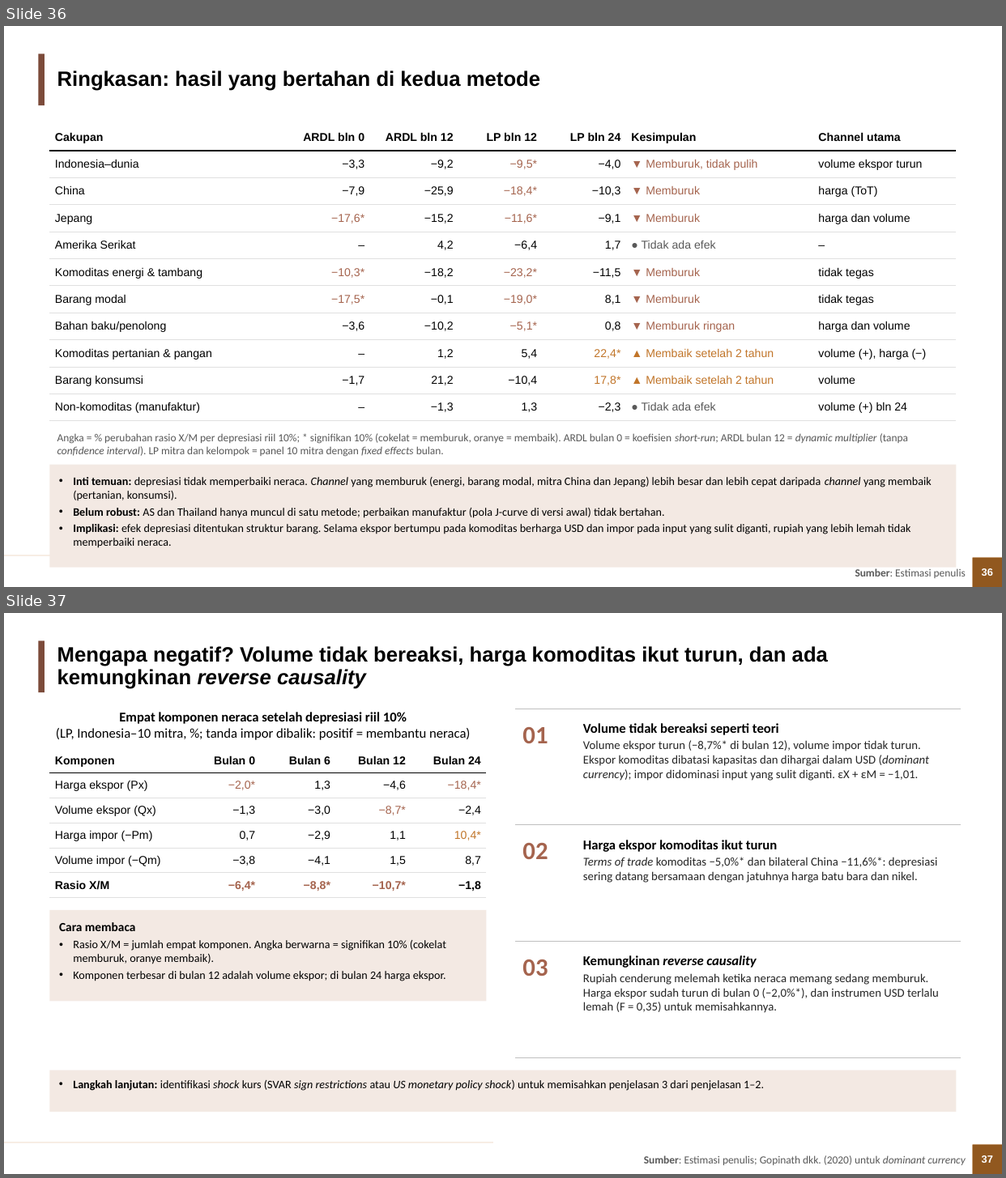
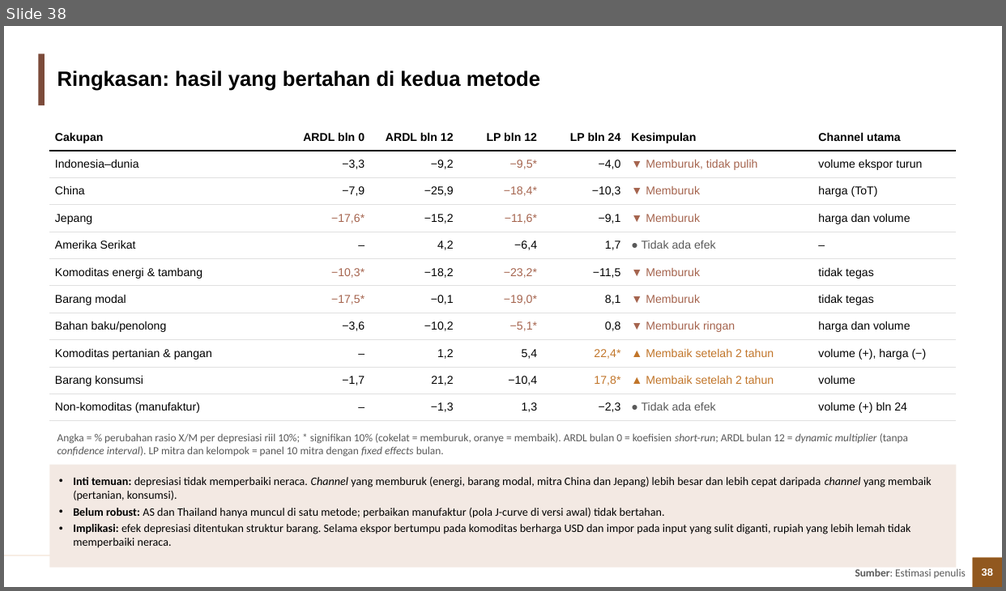
Before and after one commit to muhamadhaikal128/Pengaruh-Depresiasi-Rupiah-Terhadap-Trade-Balance, a slide deck: Haikal/output/3_ppt/Depresiasi_Rupiah_Trade_Balance.pptx. Shown one above the other, each under a label of ours: slides 36 and 37 before the commit, slide 38 after it. The pictures are 1006x1178 and 1006x591 pixels, drawn with LibreOffice and Linux fonts; fonts in the diff are those of the drawing; background and template pictures are left out. Boxes give left, top, right and bottom in pixels: in the first picture for what was removed or moved away, otherwise in the second. Text is boxed around its words. In the diff, an @@ line names an element or a change of style, - is before the commit and + after.

Commit message:
Haikal: revisi metodologi (ARDL vs LP, intuisi LP, interpretasi koefisien), episode vs IPI mitra dan PDB, RQ1 dibedah diperjelas, mengapa negatif + lanjutan

```diff
--- a/Haikal/output/3_ppt/Depresiasi_Rupiah_Trade_Balance.pptx
+++ b/Haikal/output/3_ppt/Depresiasi_Rupiah_Trade_Balance.pptx
@@ slide 37 removed at [4,613,1002,1174], background #FFFFFF; not listed: 4 template elements that a slide beside it also shows @@
@@ title removed at [57,646,828,689] @@
-Mengapa negatif? Volume tidak bereaksi, harga komoditas ikut turun, dan ada kemungkinan reverse causality
@@ line removed from (515, 709) to (961, 709) @@
@@ text removed at [56,712,470,740] @@
-Empat komponen neraca setelah depresiasi riil 10%
-(LP, Indonesia–10 mitra, %; tanda impor dibalik: positif = membantu neraca)
@@ text removed at [522,727,548,743] @@
-01
@@ text removed at [583,723,929,781] @@
-Volume tidak bereaksi seperti teori
-Volume ekspor turun (−8,7%* di bulan 12), volume impor tidak turun. Ekspor komoditas dibatasi kapasitas dan dihargai dalam USD (dominant currency); impor didominasi input yang sulit diganti. εX + εM = −1,01.
@@ table removed at [49,748,488,898], 6 rows, 5 columns @@
-Komponen | Bulan 0 | Bulan 6 | Bulan 12 | Bulan 24
-Harga ekspor (Px) | −2,0* | 1,3 | −4,6 | −18,4*
-Volume ekspor (Qx) | −1,3 | −3,0 | −8,7* | −2,4
-Harga impor (−Pm) | 0,7 | −2,9 | 1,1 | 10,4*
-Volume impor (−Qm) | −3,8 | −4,1 | 1,5 | 8,7
-Rasio X/M | −6,4* | −8,8* | −10,7* | −1,8
@@ line removed from (515, 825) to (961, 825) @@
@@ text removed at [522,843,548,859] @@
-02
@@ text removed at [583,840,938,883] @@
-Harga ekspor komoditas ikut turun
-Terms of trade komoditas −5,0%* dan bilateral China −11,6%*: depresiasi sering datang bersamaan dengan jatuhnya harga batu bara dan nikel.
@@ rectangle removed at [49,910,486,1002] @@
-Cara membaca
-• Rasio X/M = jumlah empat komponen. Angka berwarna = signifikan 10% (cokelat memburuk, oranye membaik).
-• Komponen terbesar di bulan 12 adalah volume ekspor; di bulan 24 harga ekspor.
@@ line removed from (515, 942) to (961, 942) @@
@@ text removed at [522,960,548,976] @@
-03
@@ text removed at [583,956,939,1013] @@
-Kemungkinan reverse causality
-Rupiah cenderung melemah ketika neraca memang sedang memburuk. Harga ekspor sudah turun di bulan 0 (−2,0%*), dan instrumen USD terlalu lemah (F = 0,35) untuk memisahkannya.
@@ rectangle removed at [49,1071,957,1112] @@
-• Langkah lanjutan: identifikasi shock kurs (SVAR sign restrictions atau US monetary policy shock) untuk memisahkan penjelasan 3 dari penjelasan 1–2.
@@ line removed from (515, 1058) to (961, 1058) @@
@@ text removed at [644,1156,965,1165] @@
-Sumber: Estimasi penulis; Gopinath dkk. (2020) untuk dominant currency
@@ what was slide 36 is now slide 38 @@
```
Also in this commit, not shown: 6 slides changed, 5 slides added, 1 other slide removed, 6 other files.
